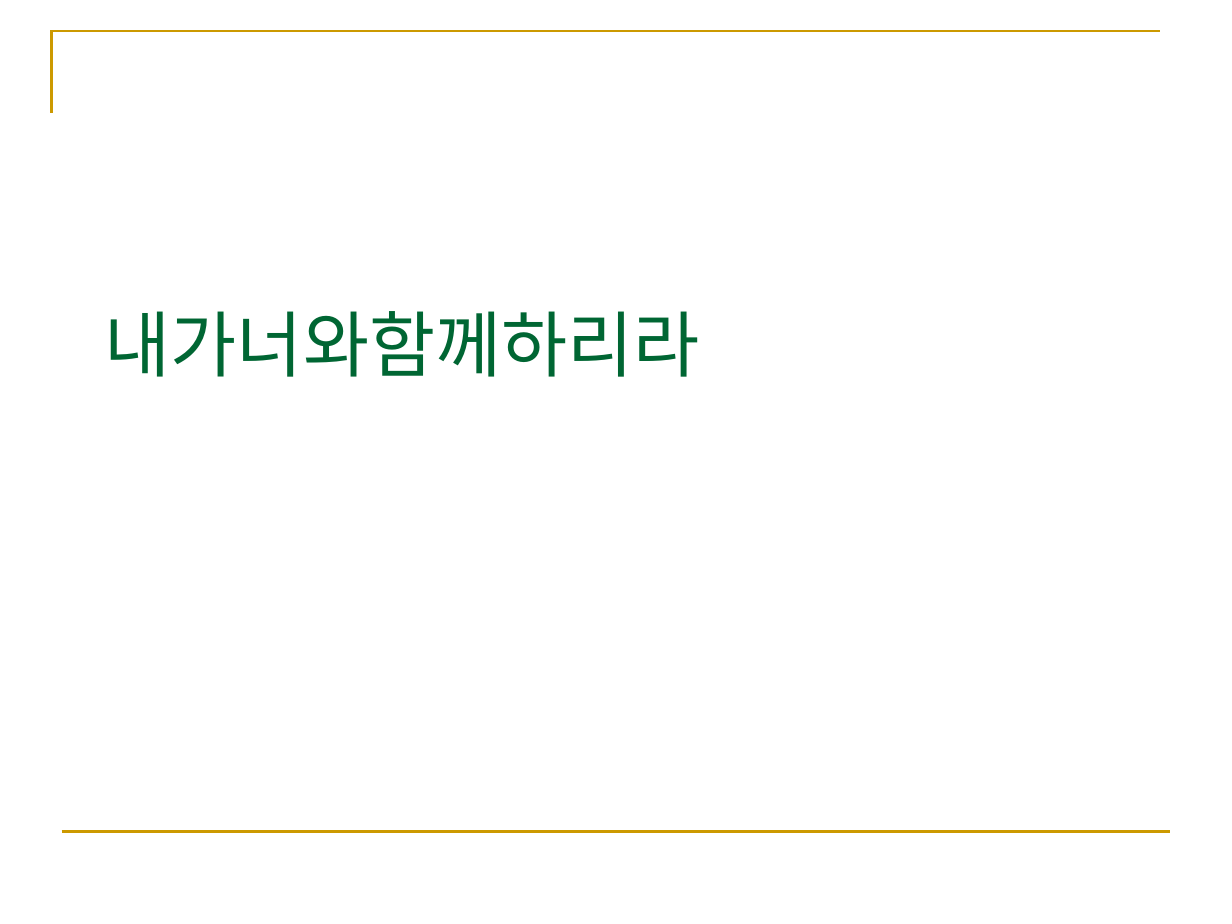
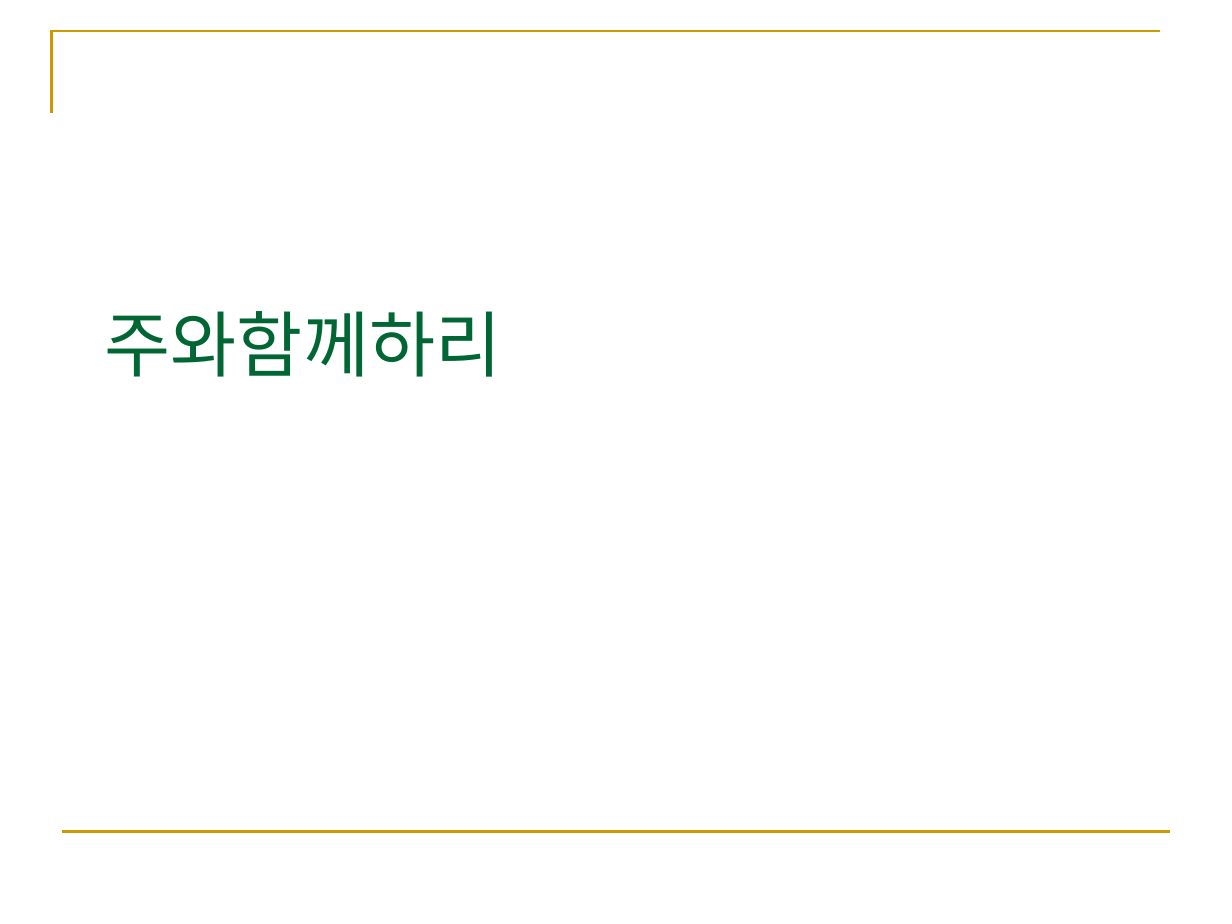
Before and after one commit to MiniMinja/ForSunday, a slide deck: slide 31 of prewor.pptx. Drawn at 1232x924 pixels with LibreOffice and Linux fonts; fonts in the diff are those of the drawing. Boxes give left, top, right and bottom in pixels: in the first picture for what was removed or moved away, otherwise in the second. Text is boxed around its words. In the diff, an @@ line names an element or a change of style, - is before the commit and + after.

Commit message:
update for 20180819

```diff
--- a/prewor.pptx
+++ b/prewor.pptx
@@ title at (105,311,502,377): text changed @@
-내가너와함께하리라
+주와함께하리
```
Also in this commit, not shown: 4 slides added, 8 slides removed.
